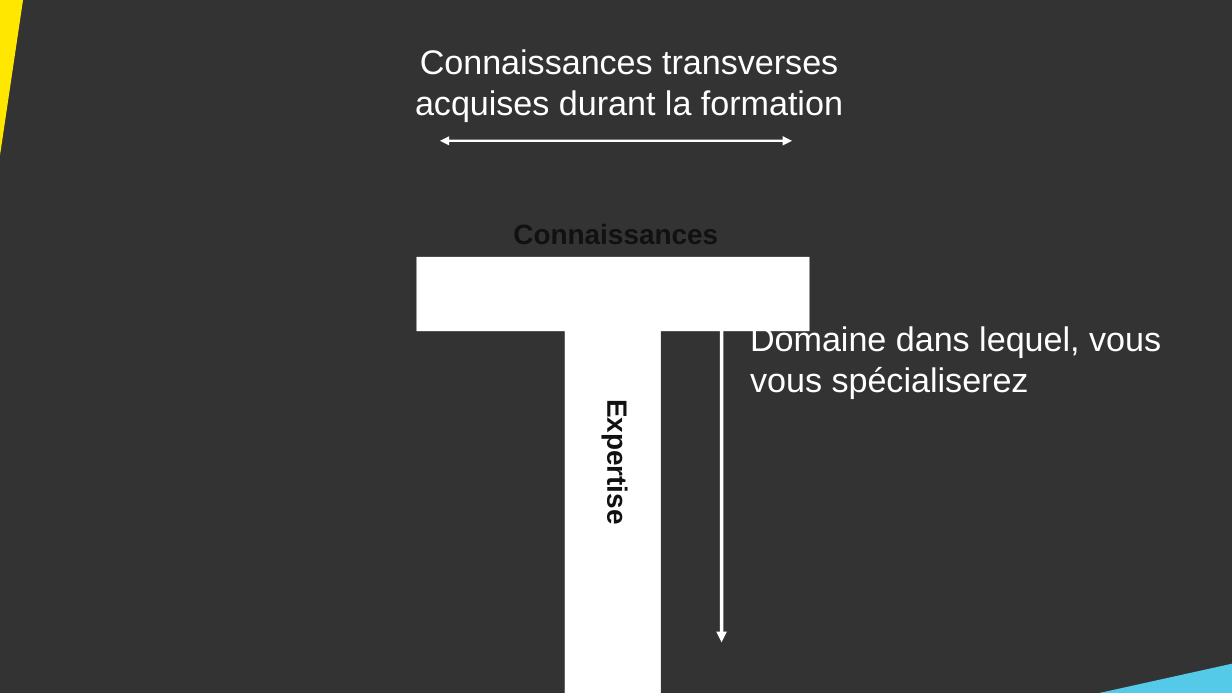
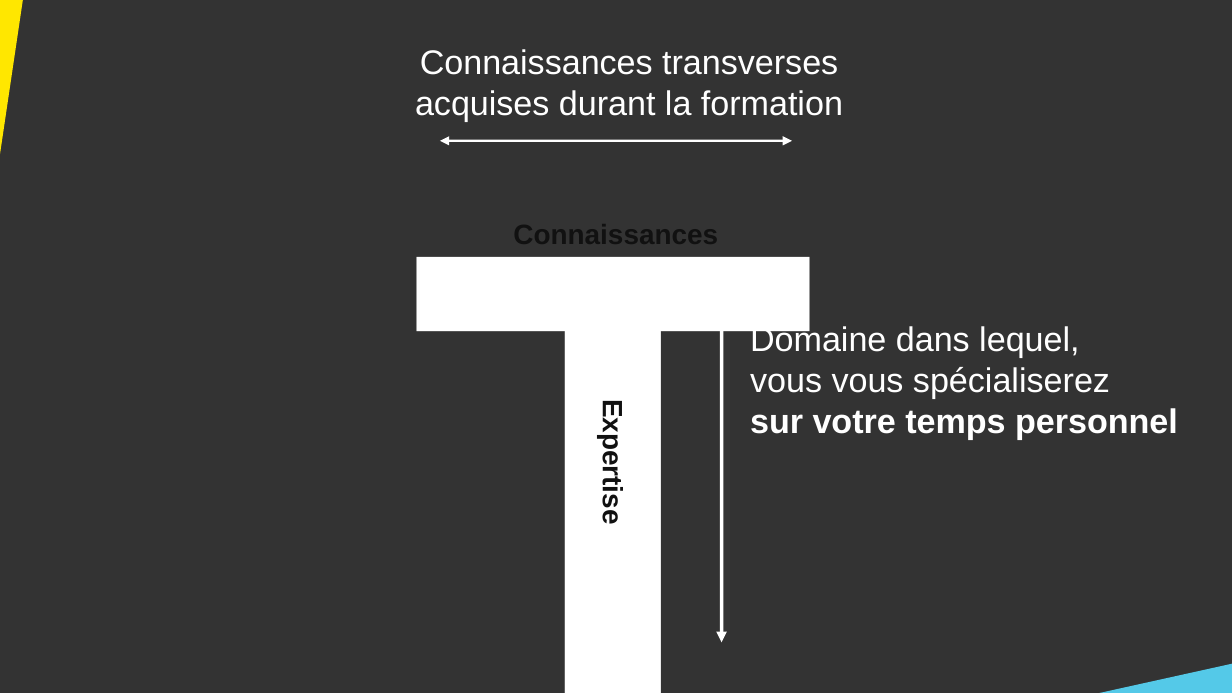
Before and after one commit to DanYellow/cours, a slide deck: slide 14 of presentation-formation-mmi/presentation.odp (slide 13 before the commit). Drawn at 1232x693 pixels with LibreOffice and Linux fonts; fonts in the diff are those of the drawing. Boxes give left, top, right and bottom in pixels: in the first picture for what was removed or moved away, otherwise in the second. Text is boxed around its words. In the diff, an @@ line names an element or a change of style, - is before the commit and + after.

```diff
--- a/presentation-formation-mmi/presentation.odp
+++ b/presentation-formation-mmi/presentation.odp
@@ text at <box>750,324,1178,440</box>: text changed @@
-Domaine dans lequel, vous vous spécialiserez
+Domaine dans lequel,
+vous vous spécialiserez
+sur votre temps personnel
@@ text "Expertise": place and size @@
-text "Expertise" at <box>601,411,632,521</box>
+text "Expertise" at <box>597,411,628,521</box>
```
Also in this commit, not shown: 9 other slides changed, 5 slides added, 2 slides removed, 8 other files.
